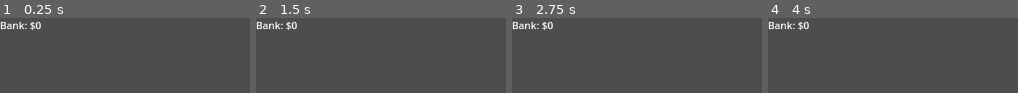
Above: before the commit, frames 1-4 (left to right).
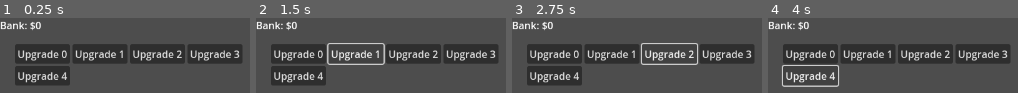
Above: after the commit, the same moments.

Repository: patriacaelum/hey-im-walkin-here
Game: Godot game, scene res://scenes/ui.tscn
The game is run twice, just before and just after one commit, with the same random seed, the same clock (stepped at 60 frames per second) and the same inputs. The project has no main scene, so this scene is started directly.
Inputs (mouse positions are in pixels of both pictures, inside the frame that each line leads up to):
- Up to frame 1 (0.25 s): no input
- Up to frame 2 (1.5 s): click (298, 54) at 0.5 s, where only the run after the commit has a clickable "Upgrade 0"; click (356, 54) at 1.25 s, where only the run after the commit has a clickable "Upgrade 1"
- Up to frame 3 (2.75 s): click (669, 54) at 2 s, where only the run after the commit has a clickable "Upgrade 2"
- Up to frame 4 (4 s): click (983, 54) at 2.75 s, where only the run after the commit has a clickable "Upgrade 3"; click (810, 75) at 3.5 s, where only the run after the commit has a clickable "Upgrade 4"

The runs differ from the first frame. In frame 1, 25% of the frame differs, in the area x 6-97%, y 34-90%; in frame 2, 23%; in frame 3, 22%; in frame 4, 22%.

Commit message:
Add upgrade button

Diff:
--- a/src/scenes/ui.tscn
+++ b/src/scenes/ui.tscn
@@ -1,11 +1,44 @@
-[gd_scene load_steps=2 format=3 uid="uid://3o5lehmuqdll"]
+[gd_scene load_steps=3 format=3 uid="uid://3o5lehmuqdll"]
 
 [ext_resource type="Script" path="res://scripts/ui.gd" id="1_004rj"]
+[ext_resource type="Script" path="res://scripts/upgrade_button.gd" id="2_ybdpb"]
 
-[node name="UI" type="Node2D"]
+[node name="UI" type="CanvasLayer"]
 script = ExtResource("1_004rj")
 
 [node name="Currency" type="Label" parent="."]
 offset_right = 40.0
 offset_bottom = 23.0
 text = "Bank: $0"
+
+[node name="GridContainer" type="GridContainer" parent="."]
+offset_left = 24.0
+offset_top = 42.0
+offset_right = 388.0
+offset_bottom = 108.0
+columns = 4
+
+[node name="Upgrade0" type="Button" parent="GridContainer"]
+layout_mode = 2
+text = "Upgrade 0"
+script = ExtResource("2_ybdpb")
+
+[node name="Upgrade1" type="Button" parent="GridContainer"]
+layout_mode = 2
+text = "Upgrade 1"
+script = ExtResource("2_ybdpb")
+
+[node name="Upgrade2" type="Button" parent="GridContainer"]
+layout_mode = 2
+text = "Upgrade 2"
+script = ExtResource("2_ybdpb")
+
+[node name="Upgrade3" type="Button" parent="GridContainer"]
+layout_mode = 2
+text = "Upgrade 3"
+script = ExtResource("2_ybdpb")
+
+[node name="Upgrade4" type="Button" parent="GridContainer"]
+layout_mode = 2
+text = "Upgrade 4"
+script = ExtResource("2_ybdpb")
--- a/src/scripts/ui.gd
+++ b/src/scripts/ui.gd
@@ -4,6 +4,13 @@
 var currency: int = 0
 
 const CURRENCY_LABEL_PREFIX = "Bank: $"
+
+
+func _ready() -> void:
+	for upgrade: Node in $GridContainer.get_children():
+		if upgrade is Button:
+			upgrade.pressed.connect(self._on_pressed_upgrade)
+			upgrade.disabled = true
 
 
 func add_currency(amount: int) -> void:
@@ -14,3 +21,14 @@
 func spend_currency(amount: int) -> void:
 	self.currency -= amount
 	$Currency.text = self.CURRENCY_LABEL_PREFIX + String.num_int64(self.currency)
+
+
+func update_upgrade_states() -> void:
+	for upgrade: Node in $GridContainer.get_children():
+		if upgrade is Button:
+			if upgrade.price <= self.currency:
+				upgrade.disabled = false
+
+
+func _on_upgrade_pressed() -> void:
+	pass
--- /dev/null
+++ b/src/scripts/upgrade_button.gd
@@ -0,0 +1,5 @@
+class_name UpgradeButton
+extends Button
+
+
+var price: int = 1
